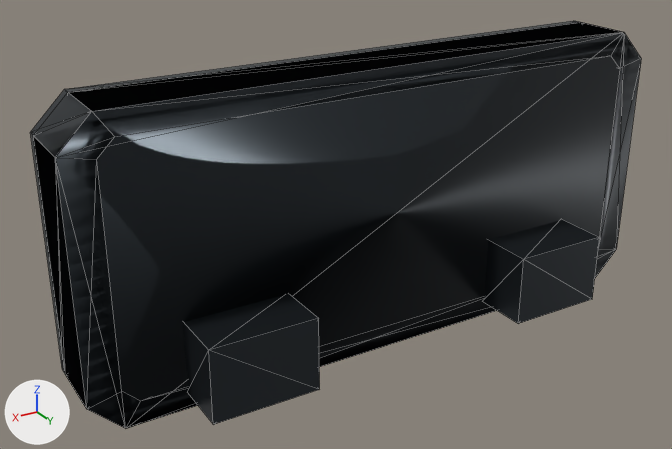
Before and after pictures for a commit that changed the FBX model VoidForge/Assets/VoidForge/Art/Kit/Cyberdeck.fbx.
Camera for both pictures: a 50 mm lens placed at (0.182, 0.274, 0.149), pointed at (0.018, 0.001, 0.013). The axes (+X, +Y, +Z) are drawn at lower left. The lights are the same throughout. The picture after the commit comes second. Mesh edges are drawn as thin lines. Where no turn or scale is listed for an object, it has been applied to the vertices. Vertices at exactly the same position are counted once.

In view in the first picture: 'Cyberdeck_Geometry'.
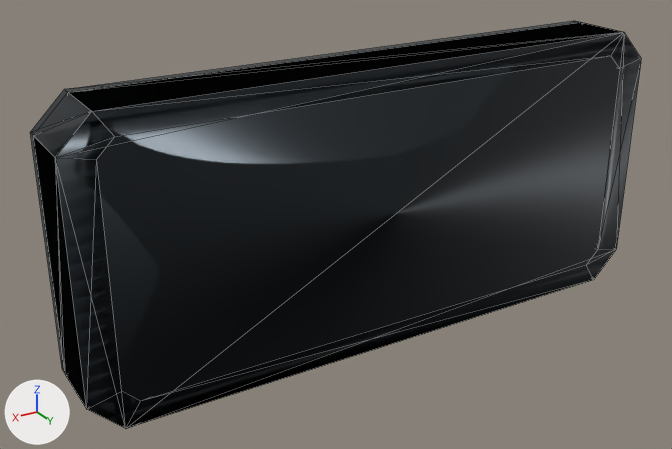
Boxes [x1, y1, x2, y2] around the edits, measured in the pictures (672 x 449 px):
part 1 of me_vfv2_cyberdeck_back_mesh, deleted
    before: [484, 220, 600, 324]
part 2 of me_vfv2_cyberdeck_back_mesh, deleted
    before: [183, 294, 320, 424]

The edits, one by one:
me_vfv2_cyberdeck_back_mesh is used by ob_cyberdeck_geometry; location (0.0, 0.0, 0.0).
me_vfv2_cyberdeck_back_mesh had 64 vertices, 128 faces and spanned x -0.12..0.12, y -0.016..0.035, z -0.037..0.073.
me_vfv2_cyberdeck_back_mesh now has 48 vertices, 104 faces and spans x -0.12..0.12, y -0.016..0.014, z -0.037..0.073.
me_vfv2_cyberdeck_back_mesh part 1: the loose piece of 8 vertices spanning x -0.085..-0.045, y 0.013..0.035, z -0.031..-0.003 is deleted.
me_vfv2_cyberdeck_back_mesh part 2: the loose piece of 8 vertices spanning x 0.045..0.085, y 0.013..0.035, z -0.031..-0.003 is deleted.
